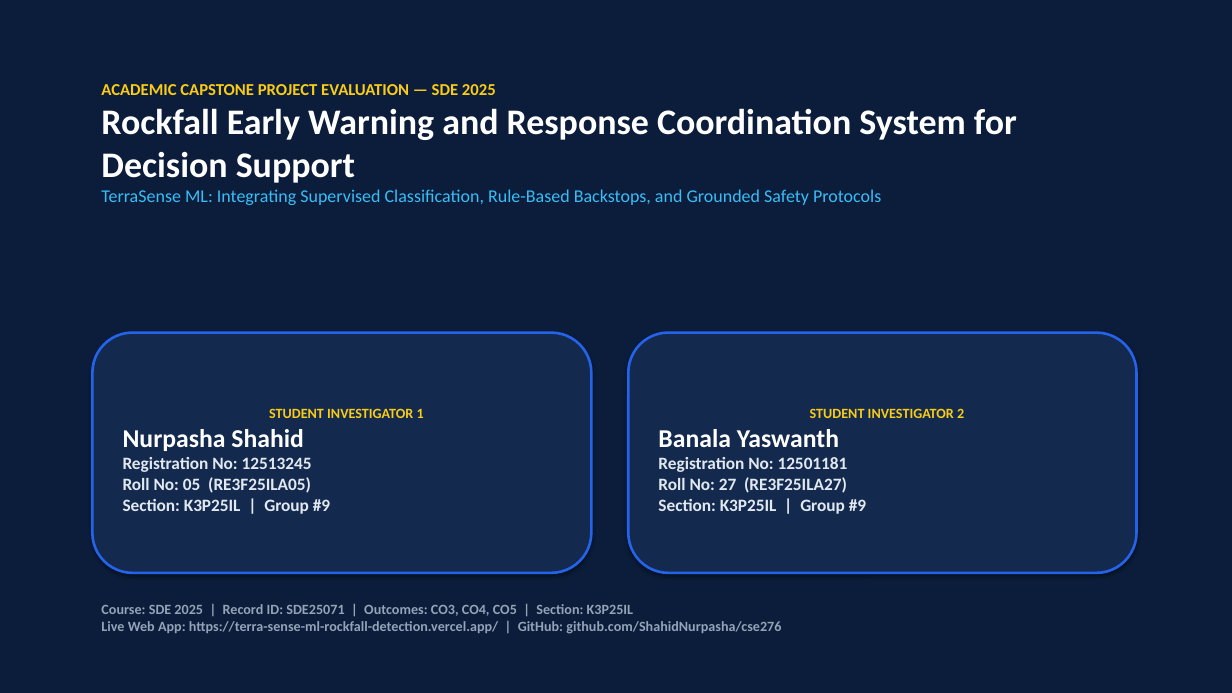
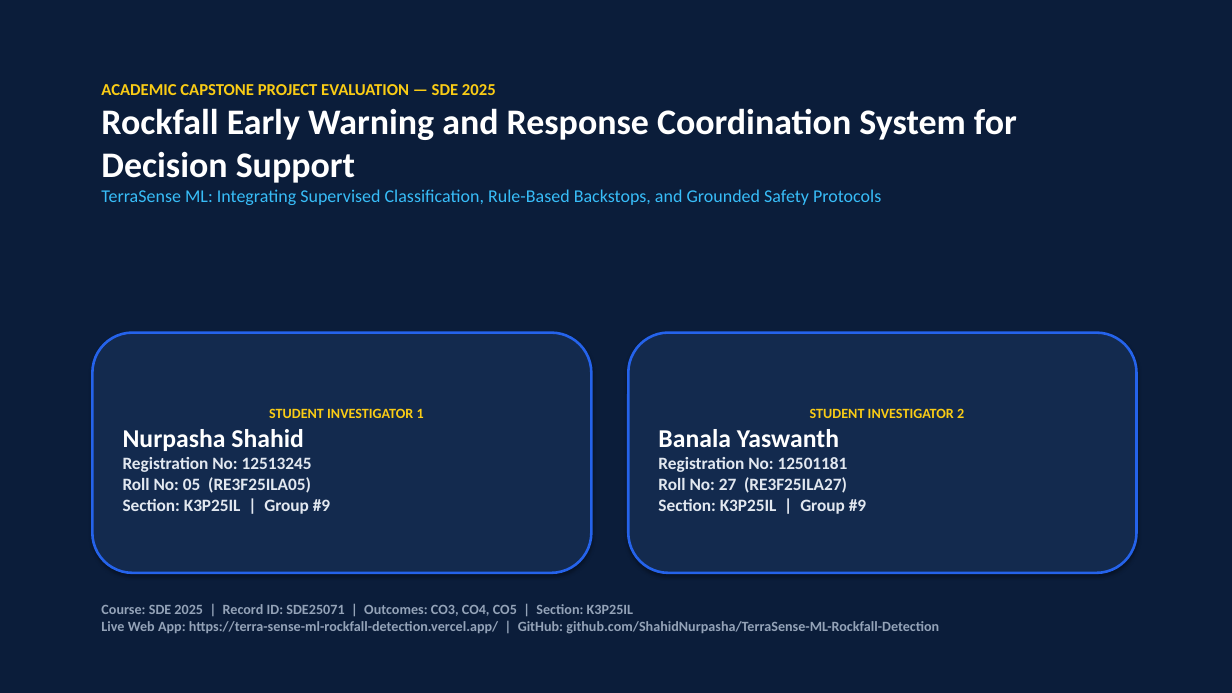
Before and after one commit to ShahidNurpasha/TerraSense-ML-Rockfall-Detection, a slide deck: slide 1 of ROCKFALL_EARLY_WARNING_PRESENTATION.pptx. Drawn at 1232x693 pixels with LibreOffice and Linux fonts; fonts in the diff are those of the drawing. Boxes give left, top, right and bottom in pixels: in the first picture for what was removed or moved away, otherwise in the second. Text is boxed around its words. In the diff, an @@ line names an element or a change of style, - is before the commit and + after.

```diff
--- a/ROCKFALL_EARLY_WARNING_PRESENTATION.pptx
+++ b/ROCKFALL_EARLY_WARNING_PRESENTATION.pptx
@@ text at (101,604,939,634): text changed @@
-Course: SDE 2025 | Record ID: SDE25071 | Outcomes: CO3, CO4, CO5 | Section: K3P25IL
-Live Web App: https://terra-sense-ml-rockfall-detection.vercel.app/ | GitHub: github.com/ShahidNurpasha/cse276
+Course: SDE 2025 | Record ID: SDE25071 | Outcomes: CO3, CO4, CO5 | Section: K3P25IL
+Live Web App: https://terra-sense-ml-rockfall-detection.vercel.app/ | GitHub: github.com/ShahidNurpasha/TerraSense-ML-Rockfall-Detection
```
Also in this commit, not shown: 2 other slides changed, 7 other files.
